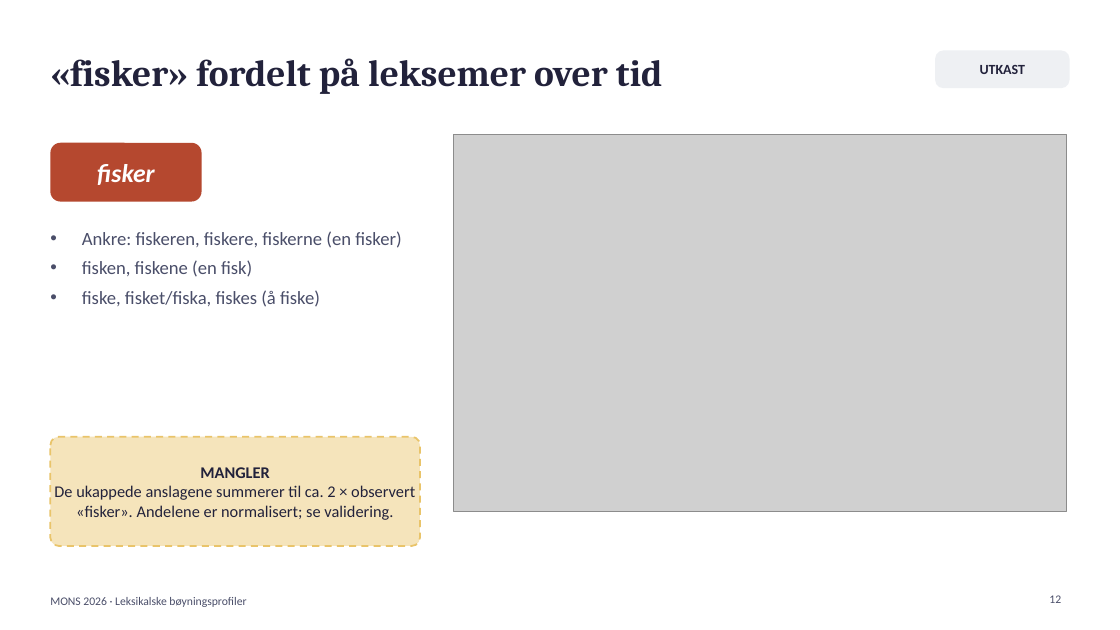
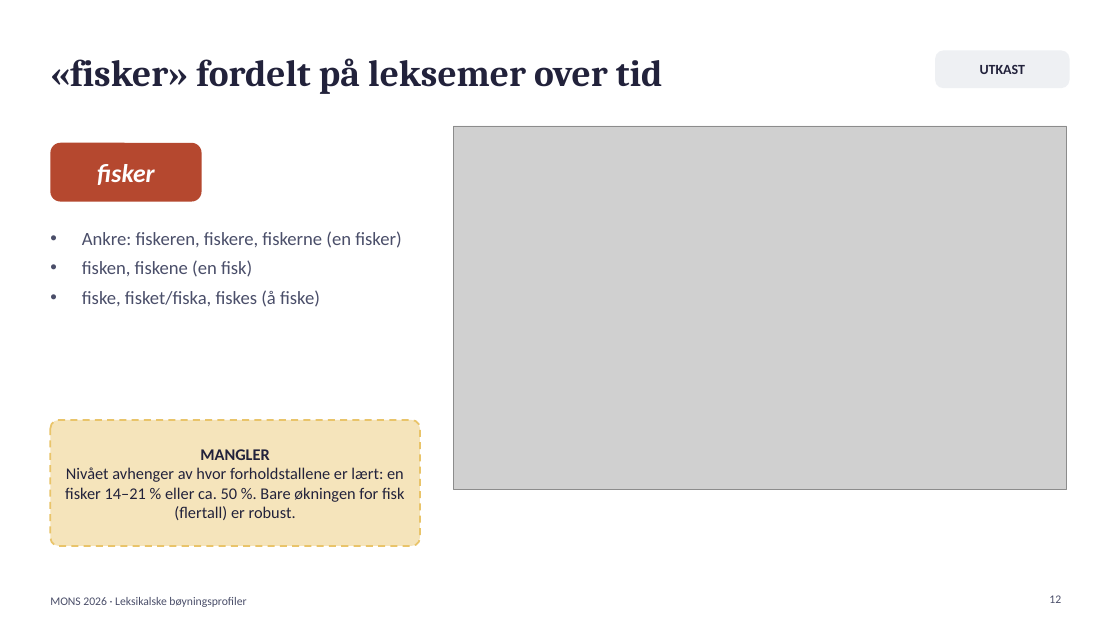
Before and after one commit to Yoonsen/B-yning, a slide deck: slide 12 of tekst/mons_presentasjon.pptx. Drawn at 1120x630 pixels with LibreOffice and Linux fonts; fonts in the diff are those of the drawing; grey boxes stand for pictures. Boxes give left, top, right and bottom in pixels: in the first picture for what was removed or moved away, otherwise in the second. Text is boxed around its words. In the diff, an @@ line names an element or a change of style, - is before the commit and + after.

```diff
--- a/tekst/mons_presentasjon.pptx
+++ b/tekst/mons_presentasjon.pptx
@@ picture: place and size @@
-picture at [454, 134, 1067, 512]
+picture at [454, 126, 1067, 490]
@@ rounded rectangle "MANGLER": place and size @@
-rounded rectangle "MANGLER" at [50, 437, 420, 546]
+rounded rectangle "MANGLER" at [50, 420, 420, 546]
@@ rounded rectangle "MANGLER" at [50, 420, 420, 546]: proportions changed @@
@@ text in rounded rectangle at [65, 467, 404, 520]: text changed @@
-De ukappede anslagene summerer til ca. 2 × observert «fisker». Andelene er normalisert; se validering.
+Nivået avhenger av hvor forholdstallene er lært: en fisker 14–21 % eller ca. 50 %. Bare økningen for fisk (flertall) er robust.
```
Also in this commit, not shown: 1 other slide changed, 10 other files.
